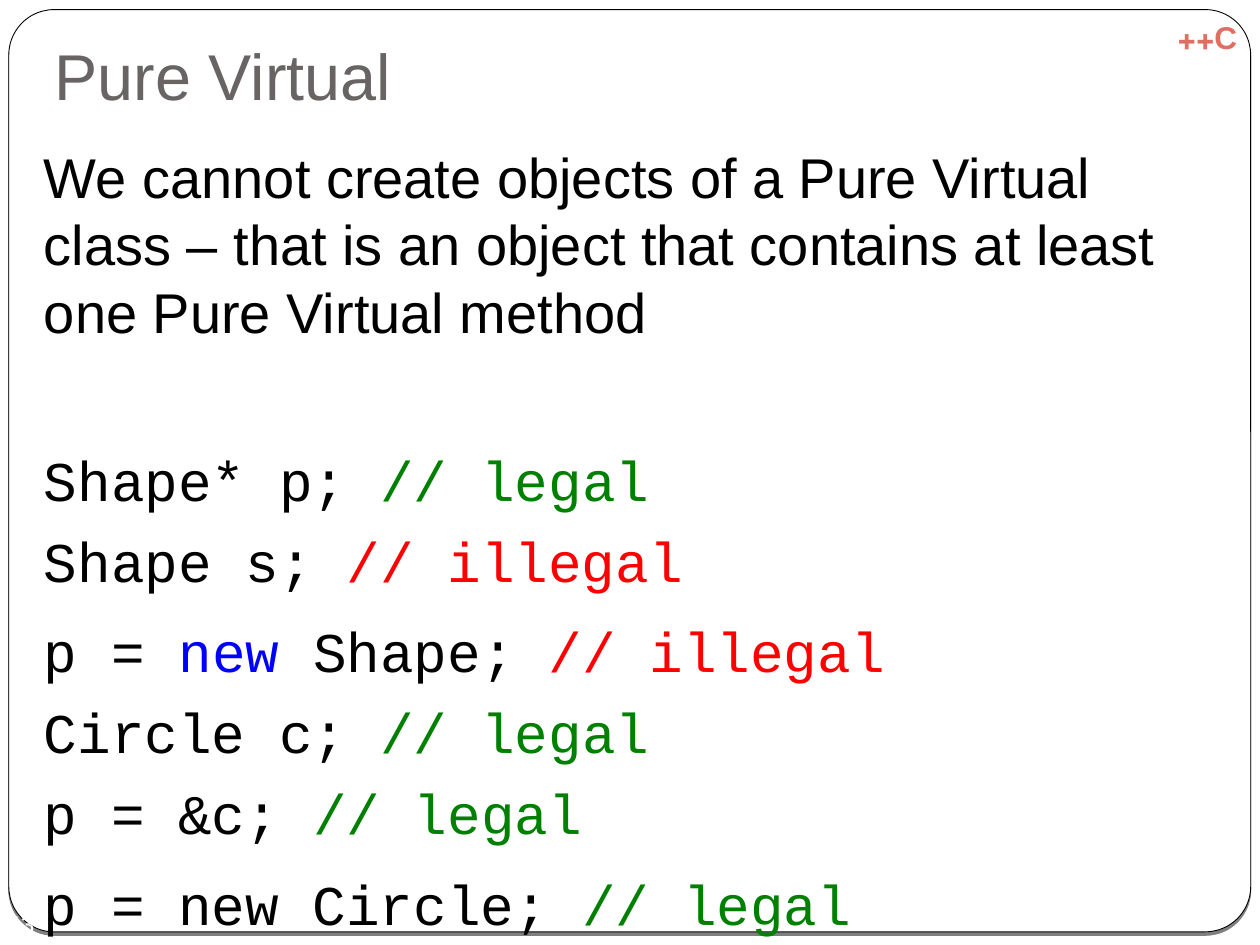
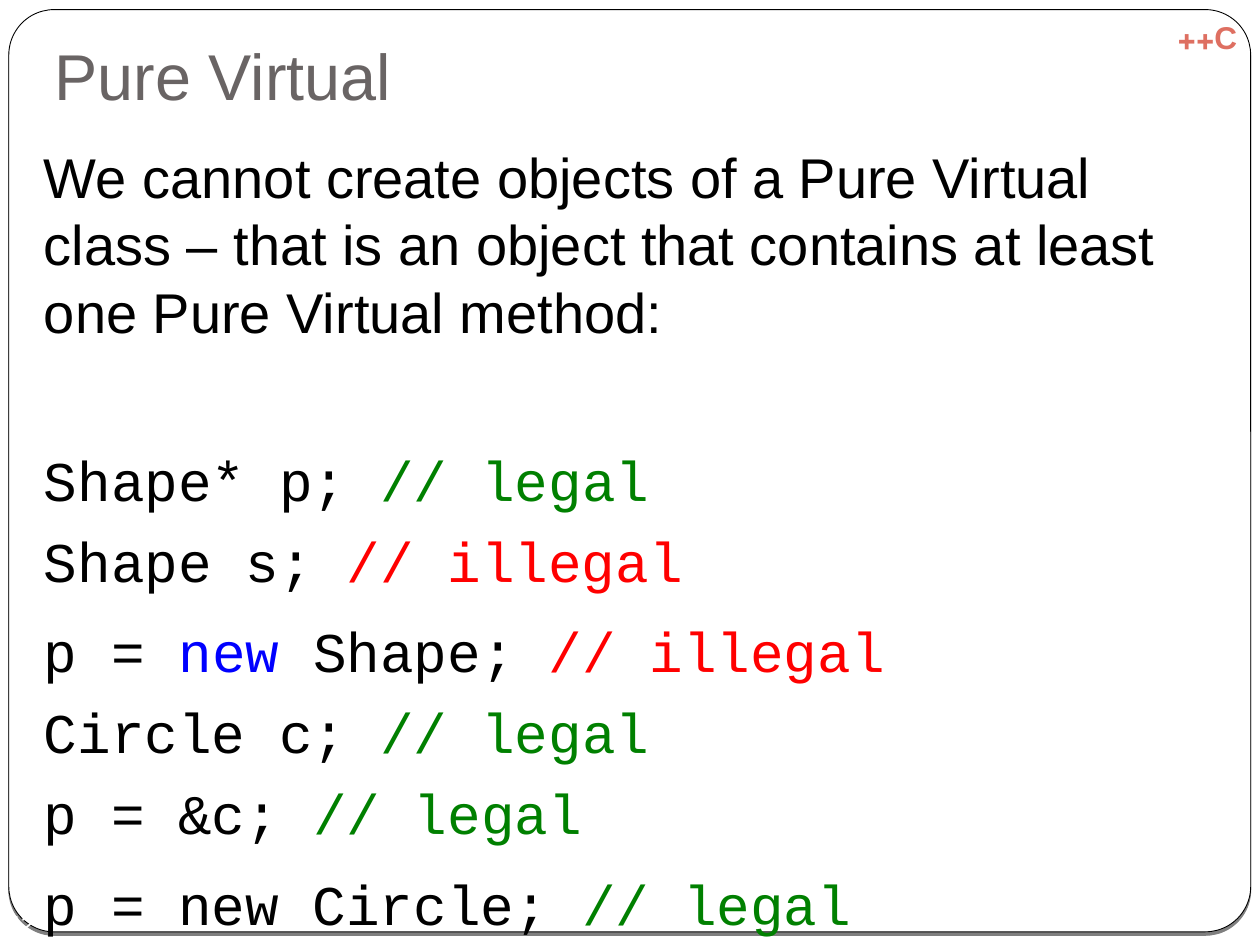
Before and after one commit to cpp-at-ariel/cpp-5779, a slide deck: slide 42 of 06-inheritance/slides-virtual.odp (slide 43 before the commit). Drawn at 1260x945 pixels with LibreOffice and Linux fonts; fonts in the diff are those of the drawing. Boxes give left, top, right and bottom in pixels: in the first picture for what was removed or moved away, otherwise in the second. Text is boxed around its words. In the diff, an @@ line names an element or a change of style, - is before the commit and + after.

```diff
--- a/06-inheritance/slides-virtual.odp
+++ b/06-inheritance/slides-virtual.odp
@@ text at (x1=44, y1=157, x2=1154, y2=334): text changed @@
-We cannot create objects of a Pure Virtual class – that is an object that contains at least one Pure Virtual method
+We cannot create objects of a Pure Virtual class – that is an object that contains at least one Pure Virtual method:
@@ page number at (x1=7, y1=914, x2=34, y2=931): text changed @@
-43
+42
```
Also in this commit, not shown: 18 other slides changed, 1 slide added, 2 slides removed, 3 other files.
